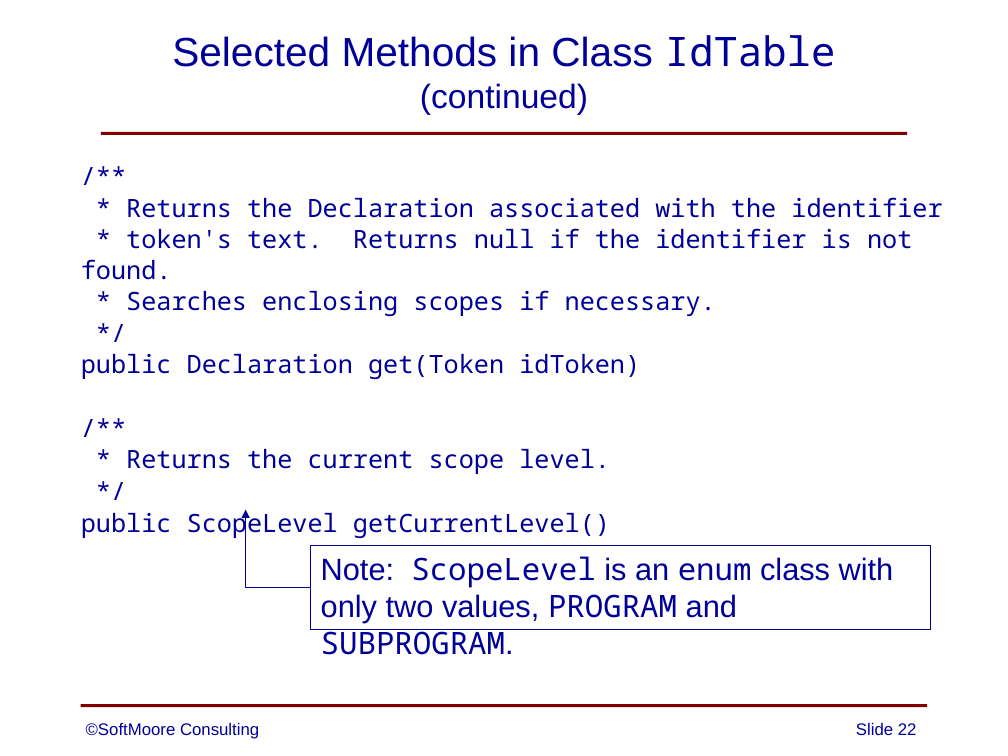
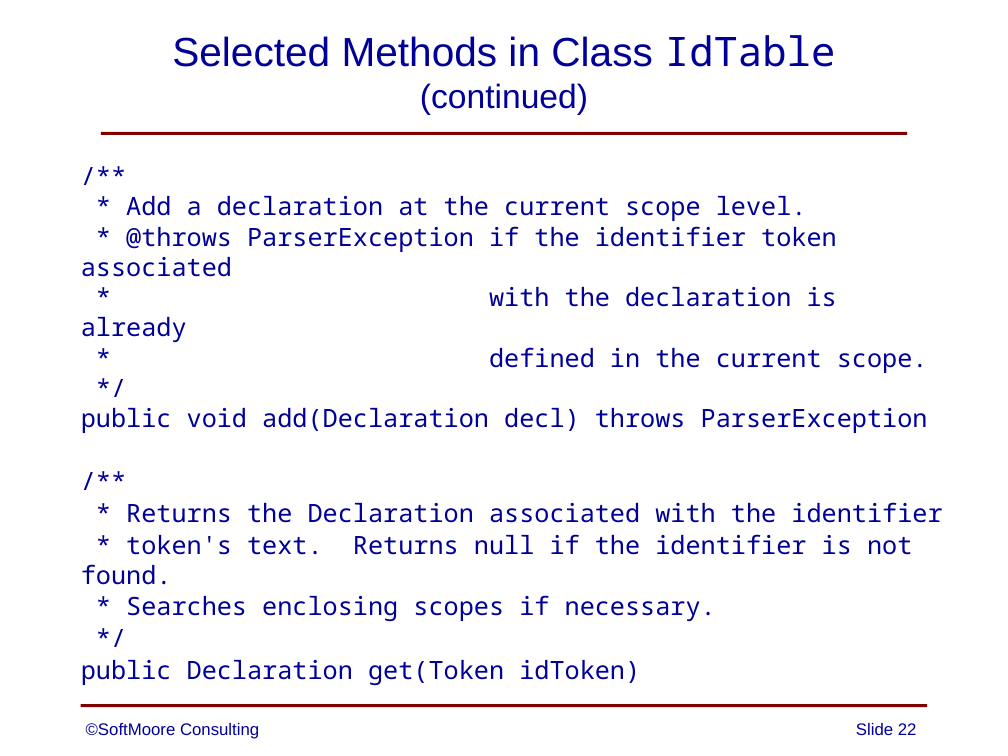
Before and after one commit to SoftMoore/CPRL, a slide deck: slide 22 of PowerPoint Slides/08 - Abstract Syntax Trees.pptx. Drawn at 1008x756 pixels with LibreOffice and Linux fonts; fonts in the diff are those of the drawing. Boxes give left, top, right and bottom in pixels: in the first picture for what was removed or moved away, otherwise in the second. Text is boxed around its words. In the diff, an @@ line names an element or a change of style, - is before the commit and + after.

```diff
--- a/PowerPoint Slides/08 - Abstract Syntax Trees.pptx
+++ b/PowerPoint Slides/08 - Abstract Syntax Trees.pptx
@@ text at <box>81,196,928,433</box>: paragraphs added @@
+/**
+* Add a declaration at the current scope level.
+* @throws ParserException if the identifier token associated
+* with the declaration is already
+* defined in the current scope.
+*/
+public void add(Declaration decl) throws ParserException
@@ text at <box>81,449,610,538</box>: paragraphs removed @@
-/**
-* Returns the current scope level.
-*/
-public ScopeLevel getCurrentLevel()
@@ elbow arrow removed from (310, 588) to (246, 510) @@
@@ rectangle removed at <box>310,545,930,630</box> @@
-Note: ScopeLevel is an enum class with
-only two values, PROGRAM and SUBPROGRAM.
```
Also in this commit, not shown: 7 other slides changed, 3 other files.
